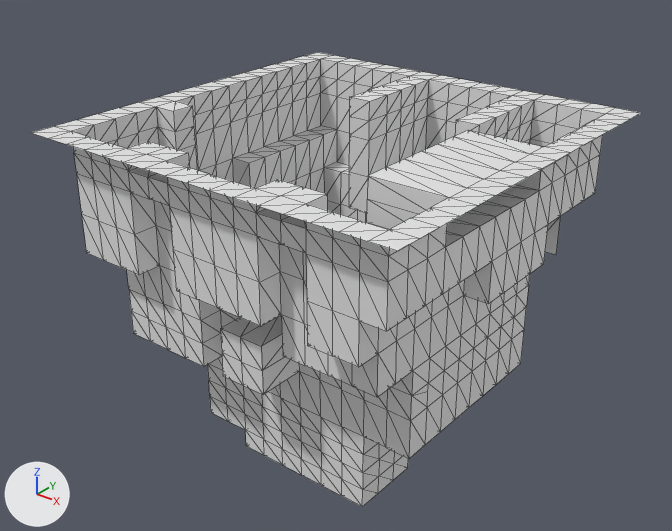
An edit to the glTF model Meshes/arena.glb, drawn before and after from the same camera.
One viewpoint serves both versions: a 50 mm camera at (51.2, -65.4, 58.6) aimed at (-0.7, -0.6, 18.4). Lighting does not change. The marker at lower left points along +X, +Y and +Z. Mesh edges are drawn as thin lines. Vertices at the same position are counted once.
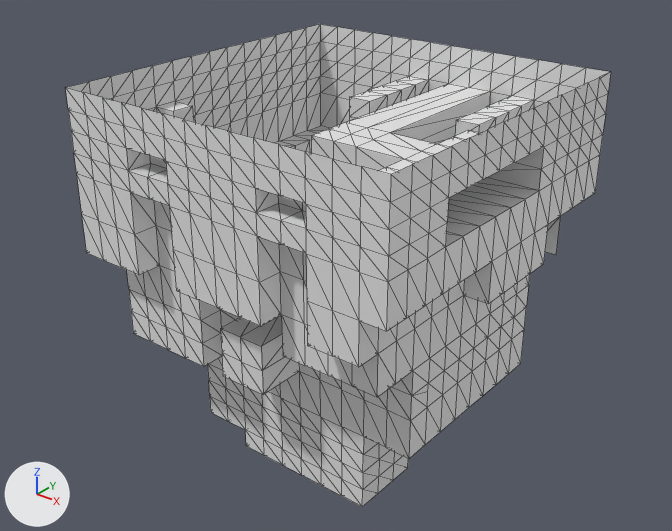
Pixel boxes (x1, y1, x2, y2) of what changed, in the pictures (672 x 531 px):
```json
{"object": "Cube", "change": "reshaped", "before": [32, 52, 641, 507], "after": [66, 24, 611, 507], "on screen": "10% narrower, 6% taller"}
{"part": 1, "of": "me_cube", "change": "built on", "before": [32, 52, 641, 251], "after": [66, 24, 611, 230]}
```

Scene script edits in JSON lines:
```json
{"block": "me_cube", "where": "# used by ob_cube; location = (0.0, 0.0, 1.0)"}
{"op": "remove", "block": "me_cube", "code": "me_cube.from_pydata(...)  # 999 vertices, 1918 faces; spans x -20.0..20.0, y -20.0..20.0, z -1.0..32.0"}
{"op": "add", "block": "me_cube", "code": "me_cube.from_pydata(...)  # 1069 vertices, 2070 faces; spans x -17.5..17.5, y -17.5..17.5, z -1.0..36.0"}
{"block": "me_cube", "change": "me_cube part 1"}
{"block": "me_cube", "change": "66 vertices are removed from x -20.0..20.0, y -20.0..20.0, z 30.0..32.0"}
{"block": "me_cube", "change": "136 faces are deleted"}
{"block": "me_cube", "change": "2 vertices are added at (5.0, -5.0, 30.0), (2.5, -5.0, 30.0)"}
{"block": "me_cube", "change": "56 new vertices lie (0.0, 0.0, 2.0) away from vertices in x -17.5..17.5, y -17.5..17.5, z 32.0"}
{"block": "me_cube", "change": "56 new vertices lie (0.0, 0.0, 2.0) away from vertices in x -17.5..17.5, y -17.5..17.5, z 34.0"}
{"block": "me_cube", "change": "8 new vertices lie (0.0, -17.5, 0.0) away from vertices in x 0.0..5.0, y 17.5, z 28.0..32.0"}
{"block": "me_cube", "change": "7 new vertices lie (0.0, -2.5, 0.0) away from vertices in x 0.0..5.0, y 0.0, z 28.0..32.0"}
{"block": "me_cube", "change": "7 new vertices lie (0.0, -2.5, 0.0) away from vertices in x 0.0..5.0, y -2.5, z 28.0..32.0"}
{"block": "me_cube", "change": "288 new faces join them"}
```
